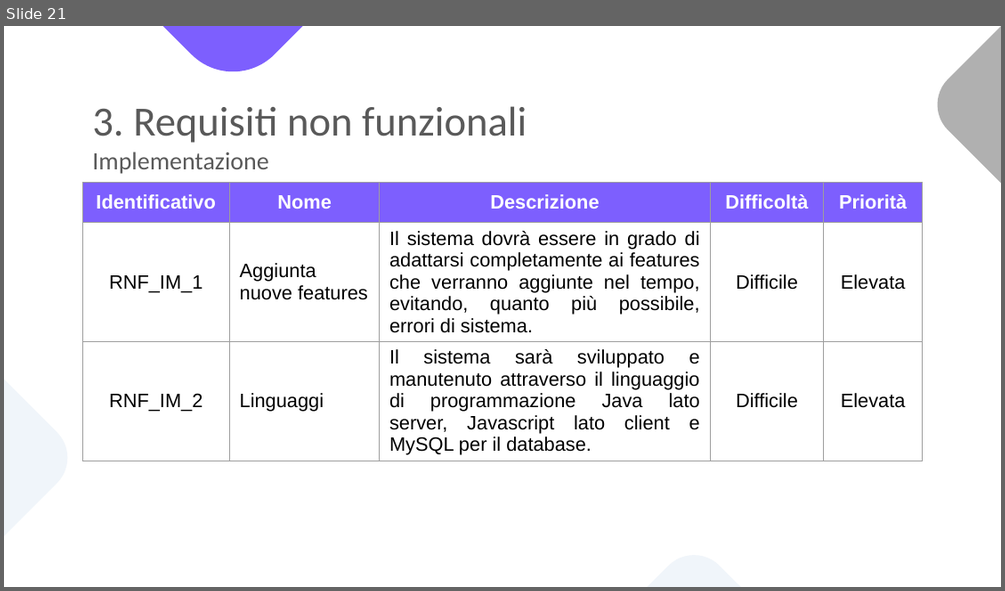
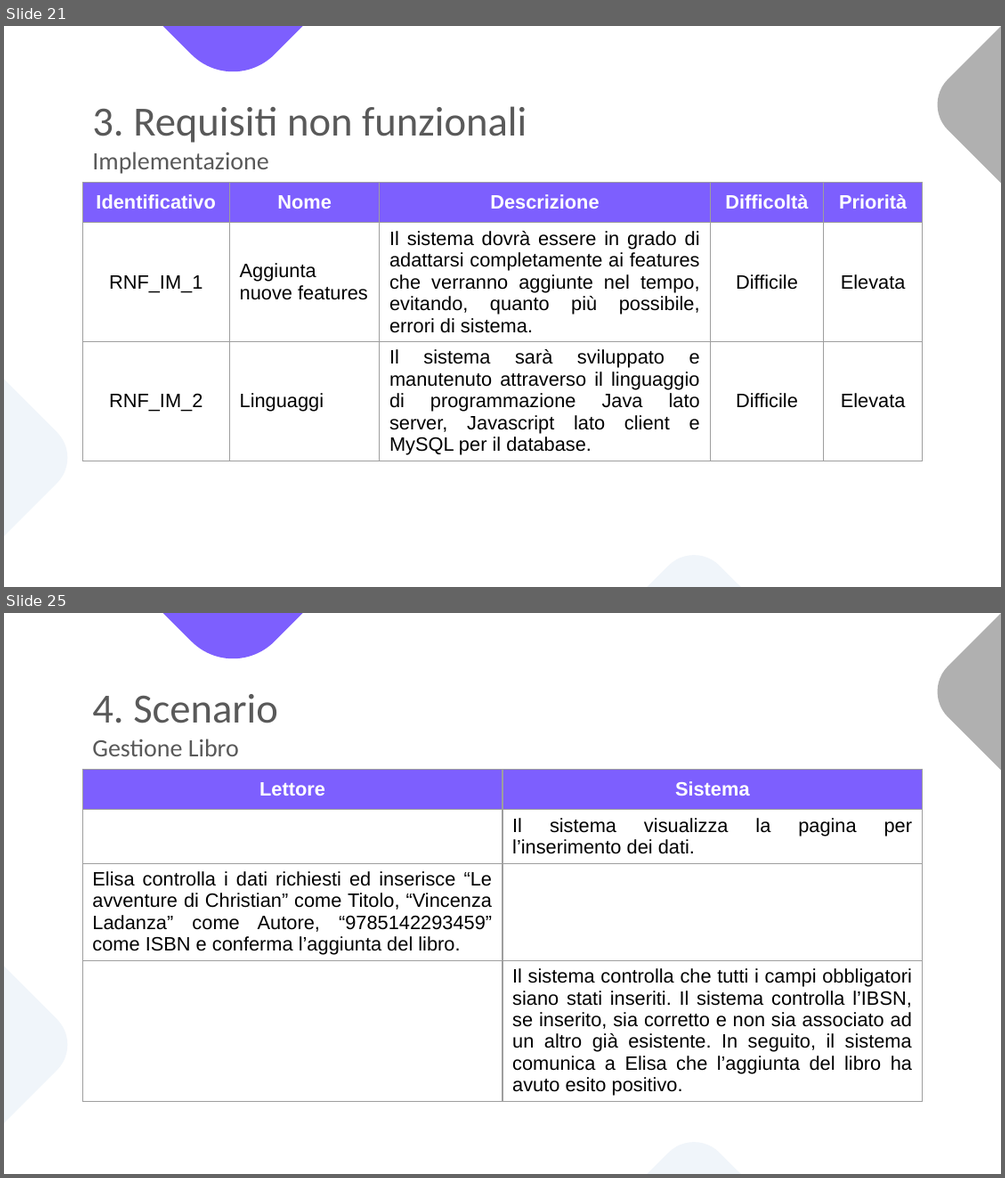
Before and after one commit to notjuary/Bookster_Classe03, a slide deck: DOC/Presentazione.pptx. Shown one above the other, each under a label of ours: slide 21 before the commit, slides 21 and 25 after it; the slides between them are not shown. The pictures are 1005x591 and 1005x1178 pixels, drawn with LibreOffice and Linux fonts; fonts in the diff are those of the drawing. Boxes give left, top, right and bottom in pixels: in the first picture for what was removed or moved away, otherwise in the second. Text is boxed around its words. In the diff, an @@ line names an element or a change of style, - is before the commit and + after.

```diff
--- a/DOC/Presentazione.pptx
+++ b/DOC/Presentazione.pptx
@@ slide 25 added at [4, 613, 1001, 1174], background #FFFFFF; not listed: 4 template elements that a slide beside it also shows @@
@@ title added at [92, 694, 278, 756], 18 pt, text #595959 @@
+4. Scenario
+Gestione Libro
@@ table added at [82, 770, 922, 1119], 4 rows, 2 columns @@
+Lettore | Sistema
+ | Il sistema visualizza la pagina per l’inserimento dei dati.
+Elisa controlla i dati richiesti ed inserisce “Le avventure di Christian” come Titolo, “Vincenza Ladanza” come Autore, “9785142293459” come ISBN e conferma l’aggiunta del libro. | 
+ | Il sistema controlla che tutti i campi obbligatori siano stati inseriti. Il sistema controlla l’IBSN, se inserito, sia corretto e non sia associato ad un altro già esistente. In seguito, il sistema comunica a Elisa che l’aggiunta del libro ha avuto esito positivo.
```
Also in this commit, not shown: 7 slides changed, 65 other slides added.
